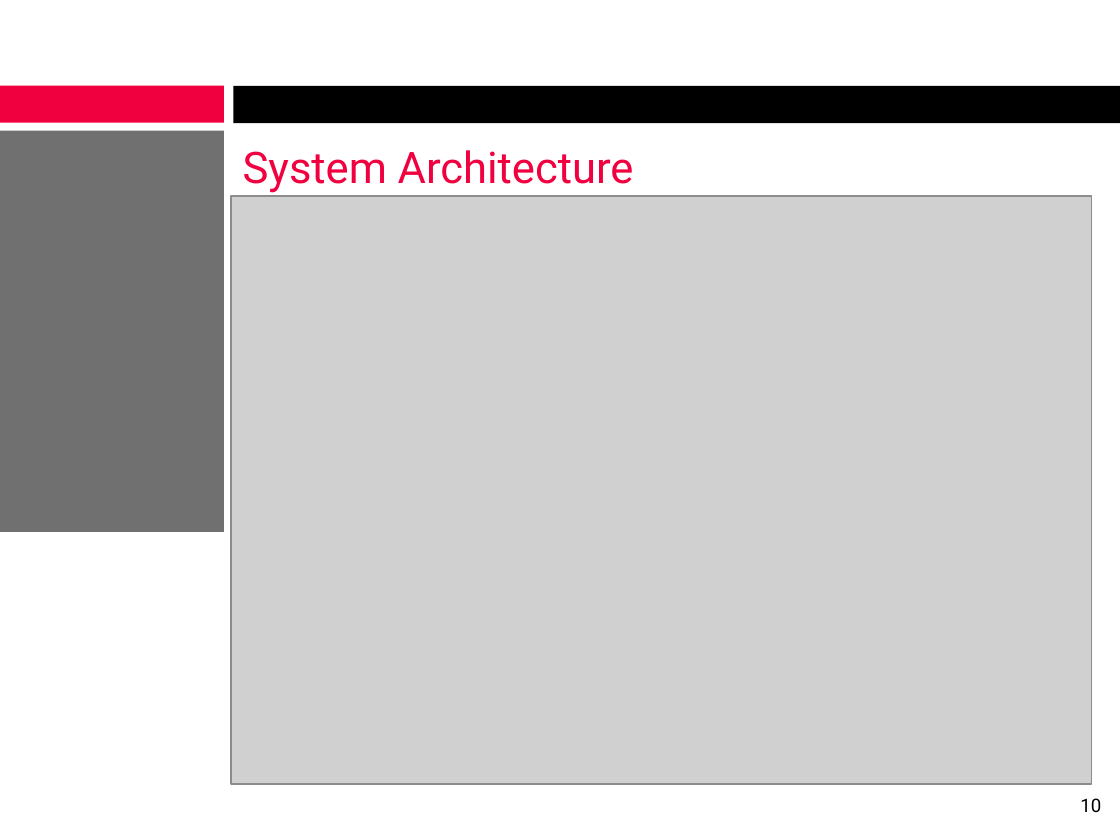
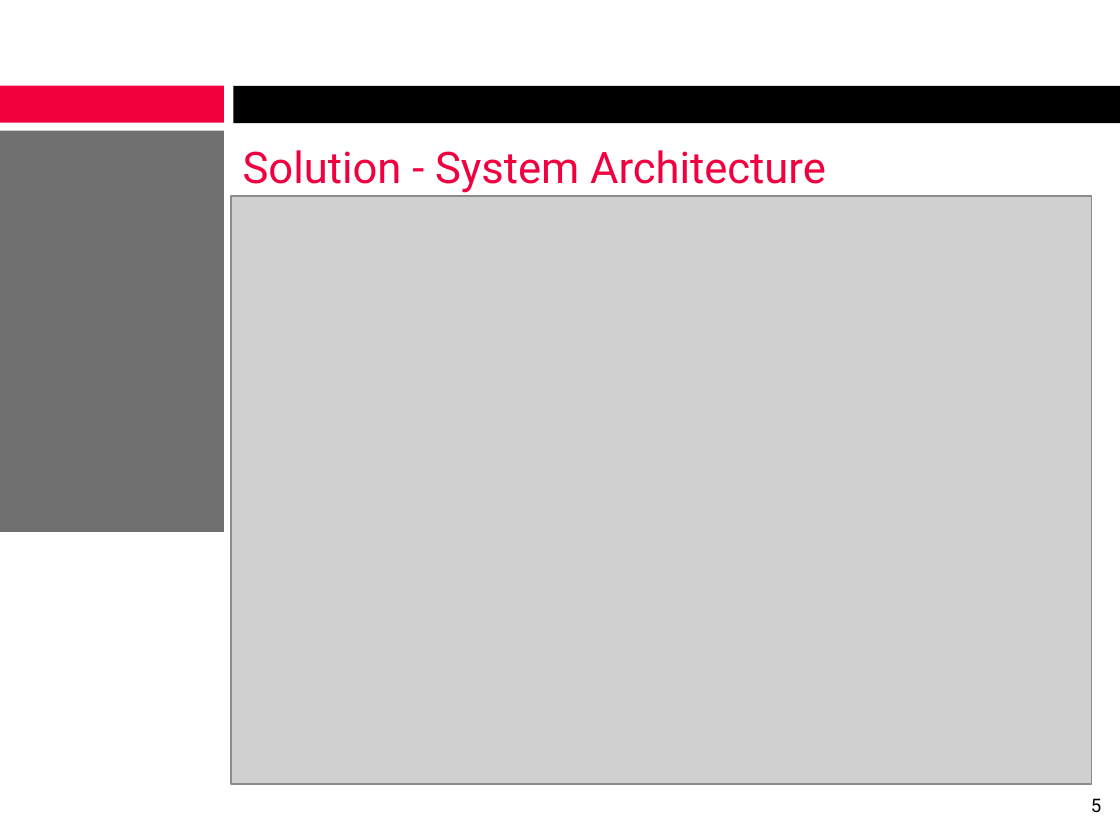
Before and after one commit to alexcraig/RoboWars, a slide deck: slide 5 of docs/presentation_slides/RoboWarsPresentation_AlexCraig.pptx (slide 10 before the commit). Drawn at 1120x840 pixels with LibreOffice and Linux fonts; fonts in the diff are those of the drawing; grey boxes stand for pictures; background and template pictures are left out. Boxes give left, top, right and bottom in pixels: in the first picture for what was removed or moved away, otherwise in the second. Text is boxed around its words. In the diff, an @@ line names an element or a change of style, - is before the commit and + after.

```diff
--- a/docs/presentation_slides/RoboWarsPresentation_AlexCraig.pptx
+++ b/docs/presentation_slides/RoboWarsPresentation_AlexCraig.pptx
@@ title at (243, 150, 826, 193): text changed @@
-System Architecture
+Solution - System Architecture
@@ page number at (1091, 798, 1101, 813): text changed @@
-10
+5
```
Also in this commit, not shown: 5 other slides changed, 2 slides added, 1 other file.
